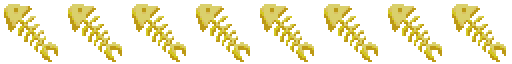
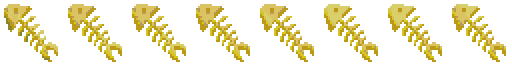
Layers edited between the first and the second w=512, h=64 image:
"Paint Layer 3": opacity 26% → 45%, painted on it over [4, 4, 506, 60]
"Paint Layer 2": opacity 2% → 10%, painted on it over [4, 4, 506, 60]
painted on "Fish Clones" over [68, 4, 506, 54]
